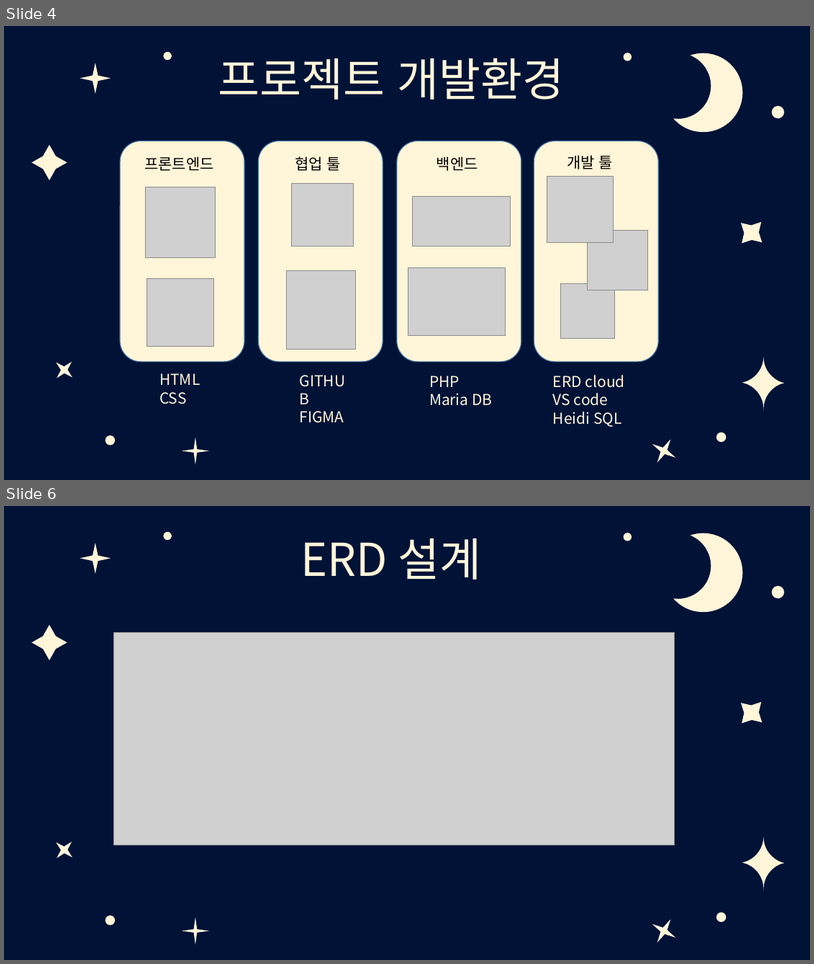
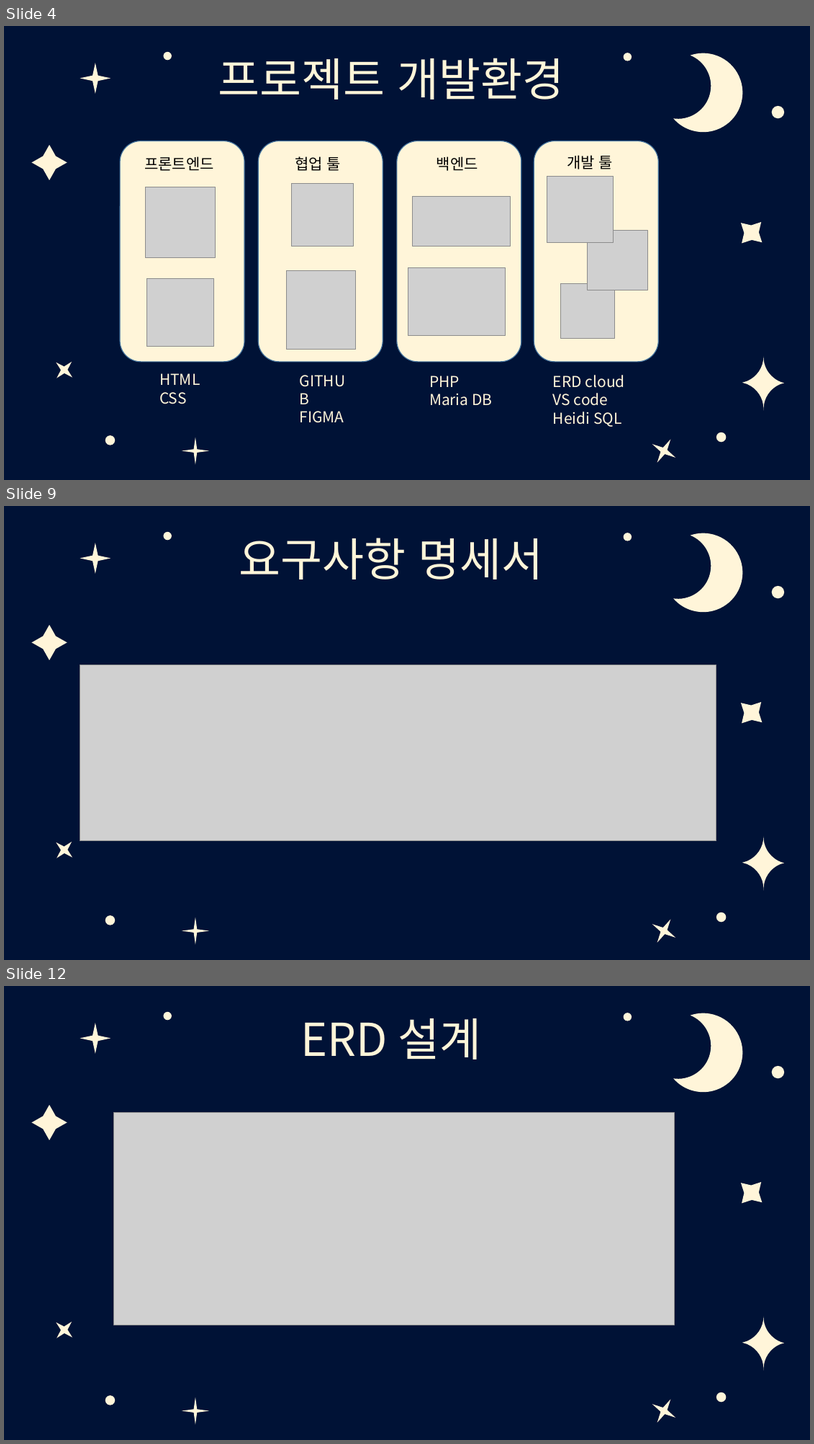
Before and after one commit to 0817php-404NFT/todolist, a slide deck: doc/꿀잠_todolist_ppt.pptx. Shown one above the other, each under a label of ours: slides 4 and 6 before the commit, slides 4, 9 and 12 after it; the slides between them are not shown. The pictures are 814x964 and 814x1444 pixels, drawn with LibreOffice and Linux fonts; fonts in the diff are those of the drawing; grey boxes stand for pictures. Boxes give left, top, right and bottom in pixels: in the first picture for what was removed or moved away, otherwise in the second. Text is boxed around its words. In the diff, an @@ line names an element or a change of style, - is before the commit and + after.

```diff
--- a/doc/꿀잠_todolist_ppt.pptx
+++ b/doc/꿀잠_todolist_ppt.pptx
@@ slide 9 added at (4,506,810,960), background #FFFFFF; not listed: 1 template element that a slide beside it also shows @@
@@ star added at (80,543,111,574), fill #FFF5D9 @@
@@ ellipse added at (164,532,172,541), fill #FFF5D9 @@
@@ text added at (239,538,544,579), 54 pt, text #FFF5D9 @@
+요구사항 명세서
@@ ellipse added at (624,533,633,541), fill #FFF5D9 @@
@@ freeform shape added at (672,529,752,621), fill #FFF5D9 @@
@@ ellipse added at (772,586,785,599), fill #FFF5D9 @@
@@ star added at (32,625,67,660), fill #FFF5D9 @@
@@ picture added at (80,665,718,841) @@
@@ star added at (732,692,773,734), fill #FFF5D9 @@
@@ star added at (49,834,80,866), fill #FFF5D9 @@
@@ freeform shape added at (743,836,785,890), fill #FFF5D9 @@
@@ ellipse added at (106,915,116,924), fill #FFF5D9 @@
@@ star added at (646,913,683,949), fill #FFF5D9 @@
@@ ellipse added at (717,912,726,921), fill #FFF5D9 @@
@@ star added at (182,917,209,944), fill #FFF5D9 @@
@@ what was slide 6 is now slide 12 @@
```
Also in this commit, not shown: 4 slides changed, 5 other slides added.
